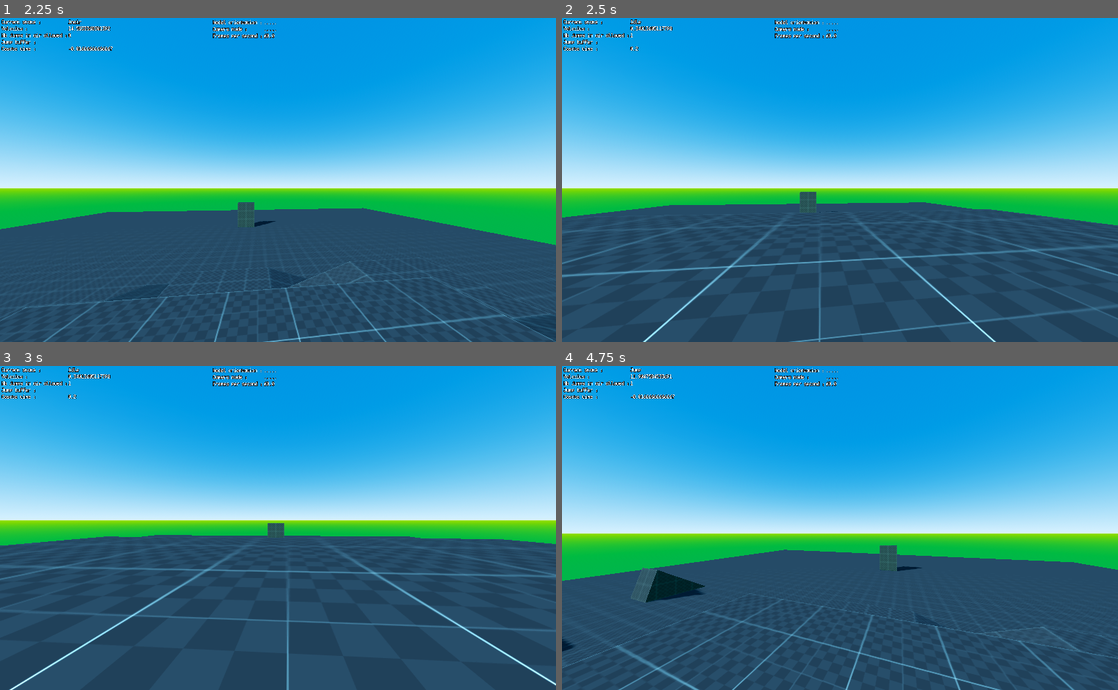
Above: before the commit, frames 1-4 (two rows, left to right).
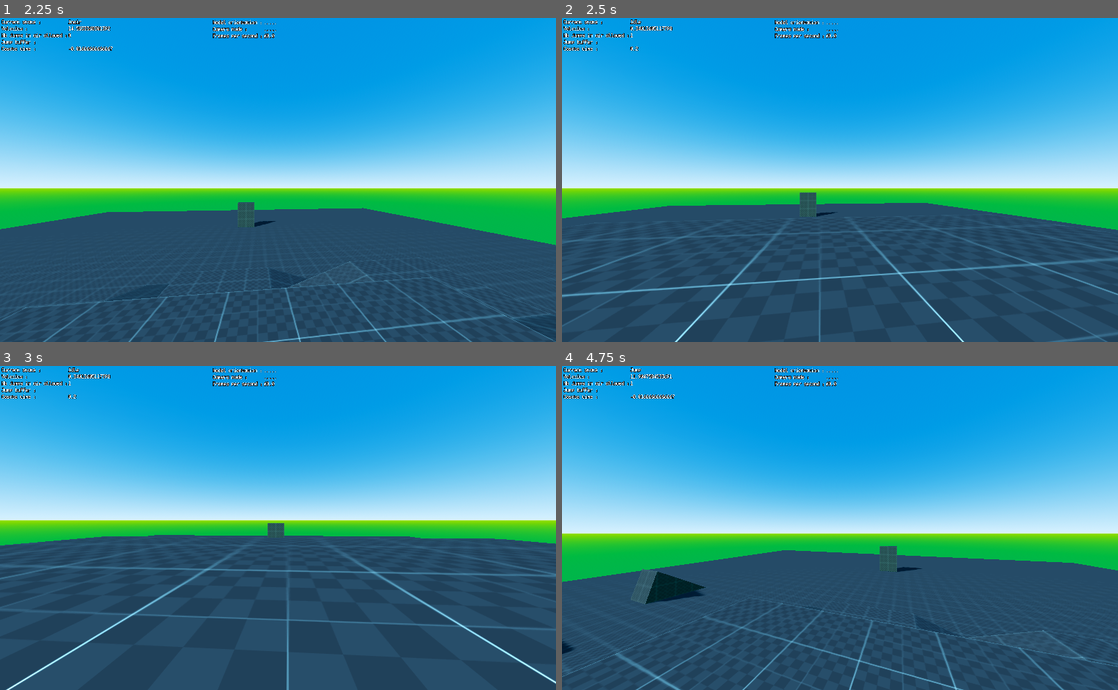
Above: after the commit, the same moments.

Repository: initsense/golem
Game: Godot game, scene res://scenes/test_level.tscn
Two runs of this game, one before a commit and one after it. Both use one fixed random seed, a clock stepped at 60 frames per second and the inputs below.
Inputs (mouse positions are in pixels of both pictures, inside the frame that each line leads up to):
- Up to frame 1 (2.25 s): move the mouse to (305, 180) at 0.52 s; hold X (crouch) 0.53-1.28 s; hold Up (pan_up) from 0.53 s (still down); tap Space (jump) at 0.77, 1.52 s; move the mouse to (250, 180) at 1.27 s; tap X (crouch) at 1.35 s; move the mouse to (289, 173) at 2.02 s; hold V (first_person) from 2.03 s (still down)
- Up to frame 2 (2.5 s): keep holding Up (pan_up); keep holding V (first_person); tap X (crouch) at 2.3 s
- Up to frame 3 (3 s): keep holding Up (pan_up); move the mouse to (272, 534) at 2.77 s; release V (first_person) at 2.78 s; tap I (fov_decrease) at 2.85 s
- Up to frame 4 (4.75 s): keep holding Up (pan_up); tap Space (jump) at 3.02, 3.77, 4.52 s; tap X (crouch) at 3.05, 4.55 s; move the mouse to (878, 531) at 3.52 s; hold X (crouch) 3.53-4.28 s; tap K (fov_increase) at 3.6 s; move the mouse to (795, 524) at 4.27 s; tap E (ragdoll) at 4.35 s

Frame 1 is identical in both runs. In frame 2, 4.2% of the frame differs, in the area x 0-100%, y 53-100%; in frame 3, 1.7%; in frame 4, 2.9%.

Commit message:
shake when landing any fall or jump

Diff:
--- a/player/cam_holder/cam_holder.gd
+++ b/player/cam_holder/cam_holder.gd
@@ -16,7 +16,7 @@
 	THIRD_L,
 	THIRD_R
 }
-@export var camera_mode: Camera = Camera.FIRST
+@export var camera_mode: Camera = Camera.THIRD
 
 # HEADBOB
 var headbob_time : float = 0.0
@@ -29,6 +29,12 @@
 # ZOOM
 @onready var last_zoom_val : float = cR.zoom_val
 @onready var curr_fov: float = cR.cam_fov
+
+
+var cam_shake_offset: Vector3 = Vector3.ZERO
+
+var shake_timer : float = 0.0
+var shake_time : float = 0.0
 
 
 func _ready() -> void:
@@ -93,6 +99,7 @@
 	#get pan direction
 	#var joy_dir: Vector2 = Input.get_vector("pan_left", "pan_right", "pan_up", "pan_down")
 
+	update_camera_shake(delta)
 	set_camera_position()
 
 	# handle zoom in third person
@@ -110,6 +117,8 @@
 	# tilt the camera when moving sideways
 	if camera_mode == Camera.FIRST:
 		if cR.tilt: cam.rotation = lerp(cam.rotation, Vector3(0, 0, cR.move_dir_relative.x * cR.tilt_value), delta * cR.tilt_speed)
+
+
 
 
 #func rotate_from_vector(vector : Vector2) -> void:
@@ -130,24 +139,24 @@
 	match camera_mode:
 		Camera.FIRST:
 			if cR.pose == cR.Pose.STANDING:
-				position = position.lerp(Vector3(0, cR.first_cam_height, 0), cR.standing_speed)
+				position = position.lerp(Vector3(0, cR.first_cam_height, 0), cR.standing_speed) + cam_shake_offset
 			elif cR.pose == cR.Pose.CROUCHED:
-				position = position.lerp(Vector3(0, cR.first_cam_crouch_height, 0), cR.crouching_speed)
+				position = position.lerp(Vector3(0, cR.first_cam_crouch_height, 0), cR.crouching_speed) + cam_shake_offset
 			spring_length = 0
 			cam_limit_down = cR.first_limit_down
 			cam_limit_up = cR.first_limit_up
 		Camera.THIRD:
-			position = Vector3(0, cR.third_cam_height, 0)
+			position = Vector3(0, cR.third_cam_height, 0) + cam_shake_offset
 			spring_length = cR.zoom_val
 			cam_limit_down = cR.third_limit_down
 			cam_limit_up = cR.third_limit_up
 		Camera.THIRD_L:
-			position = Vector3(-cR.aim_cam_pos.x, cR.aim_cam_pos.y, 0)
+			position = Vector3(-cR.aim_cam_pos.x, cR.aim_cam_pos.y, 0) + cam_shake_offset
 			spring_length = cR.zoom_val
 			cam_limit_down = cR.third_limit_down
 			cam_limit_up = cR.third_limit_up
 		Camera.THIRD_R:
-			position = Vector3(cR.aim_cam_pos.x, cR.aim_cam_pos.y, 0)
+			position = Vector3(cR.aim_cam_pos.x, cR.aim_cam_pos.y, 0) + cam_shake_offset
 			spring_length = cR.zoom_val
 			cam_limit_down = cR.third_limit_down
 			cam_limit_up = cR.third_limit_up
@@ -230,3 +239,27 @@
 	)
 
 	cam.transform.origin += headbob_offset
+
+
+func trigger_camera_shake() -> void:
+	var period = 1.0 / cR.shake_frequency
+	shake_timer = ceil(cR.shake_duration / period) * period
+	shake_time = 0.0
+
+
+func update_camera_shake(delta: float) -> void:
+	if shake_timer > 0.0:
+		shake_timer -= delta
+		shake_time += delta
+
+	var amplitude = cR.shake_strength
+
+	# fade out amplitude in last cycle
+	var period = 1.0 / cR.shake_frequency
+	var time_left = shake_timer
+	if time_left < period:
+		amplitude *= time_left / period  # linear fade out
+		cam_shake_offset.y = amplitude * sin(shake_time * TAU * cR.shake_frequency)
+	else:
+		cam_shake_offset.y = 0.0
+		cR.shake_time = 0.0
--- a/player/player.tscn
+++ b/player/player.tscn
@@ -119,7 +119,6 @@
 collision_mask = 2
 spring_length = 6.0
 script = ExtResource("9_qmq2g")
-camera_mode = 1
 
 [node name="Camera3D" type="Camera3D" parent="CamHolder"]
 unique_name_in_owner = true
--- a/player/state_machine/inair_state.gd
+++ b/player/state_machine/inair_state.gd
@@ -80,6 +80,9 @@
 
 		impact_audio_playing()
 
+		if cR.landing_shake:
+			cam_holder.trigger_camera_shake()
+
 		if cR.move_dir:
 			transitioned.emit(self, cR.walk_or_run)
 		else:
--- a/player/state_machine/player_character.gd
+++ b/player/state_machine/player_character.gd
@@ -53,6 +53,12 @@
 @export var walk_fov_increase_speed: float = 2.0
 @export var run_fov_increase_speed: float = 2.0
 @export var reset_fov_speed: float = 2.0
+
+@export_group("Shake")
+@export var landing_shake: bool = true
+@export var shake_strength : float = 0.06
+@export var shake_duration : float = 0.1
+@export var shake_frequency: int = 3
 
 @export_group("Zoom")
 @export var zoom_val : float = 3.0
